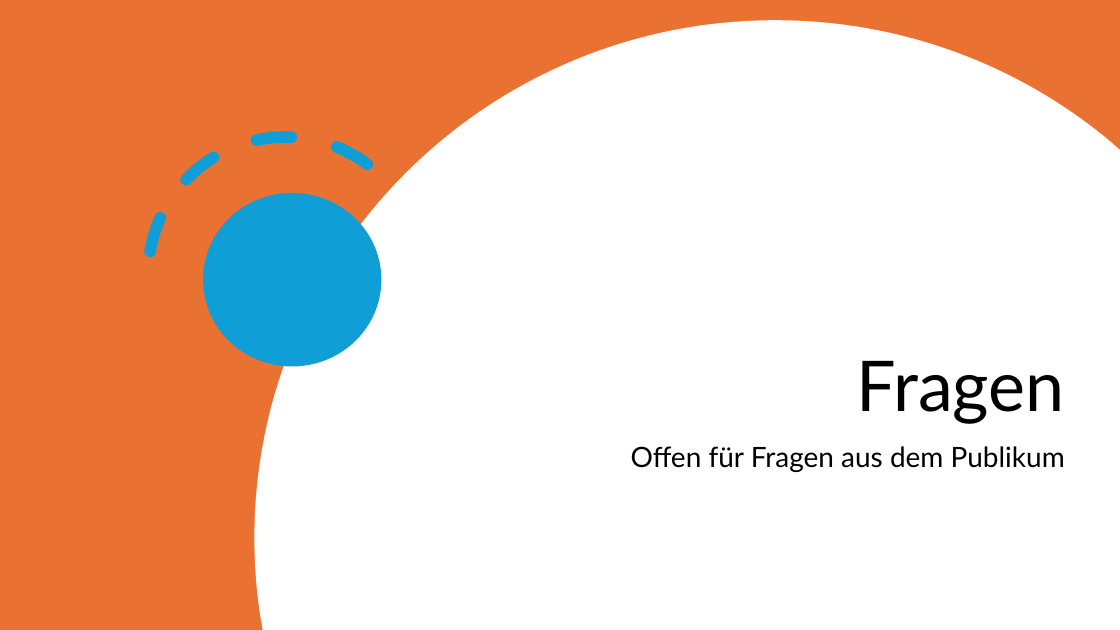
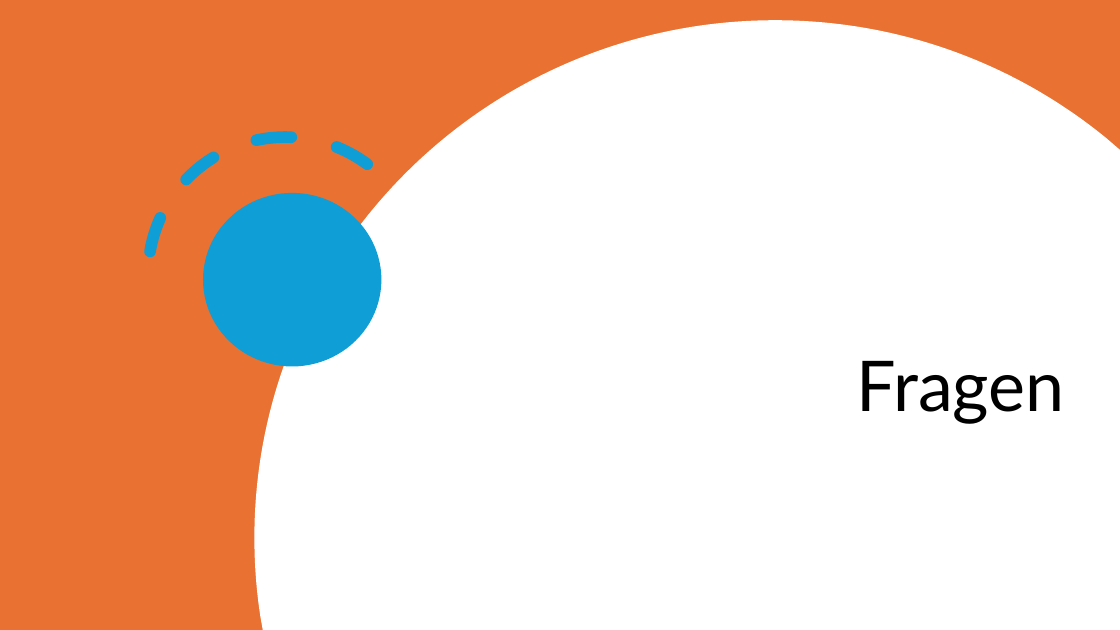
Before and after one commit to simonkiener/TaskTimeTracker-App, a slide deck: slide 10 of TTT-Presentation.pptx. Drawn at 1120x630 pixels with LibreOffice and Linux fonts; fonts in the diff are those of the drawing. Boxes give left, top, right and bottom in pixels: in the first picture for what was removed or moved away, otherwise in the second. Text is boxed around its words. In the diff, an @@ line names an element or a change of style, - is before the commit and + after.

Commit message:
update Presentation and add UI-Design Screenshot

```diff
--- a/TTT-Presentation.pptx
+++ b/TTT-Presentation.pptx
@@ text removed at (631, 446, 1065, 472) @@
-Offen für Fragen aus dem Publikum
```
Also in this commit, not shown: 1 other file.
